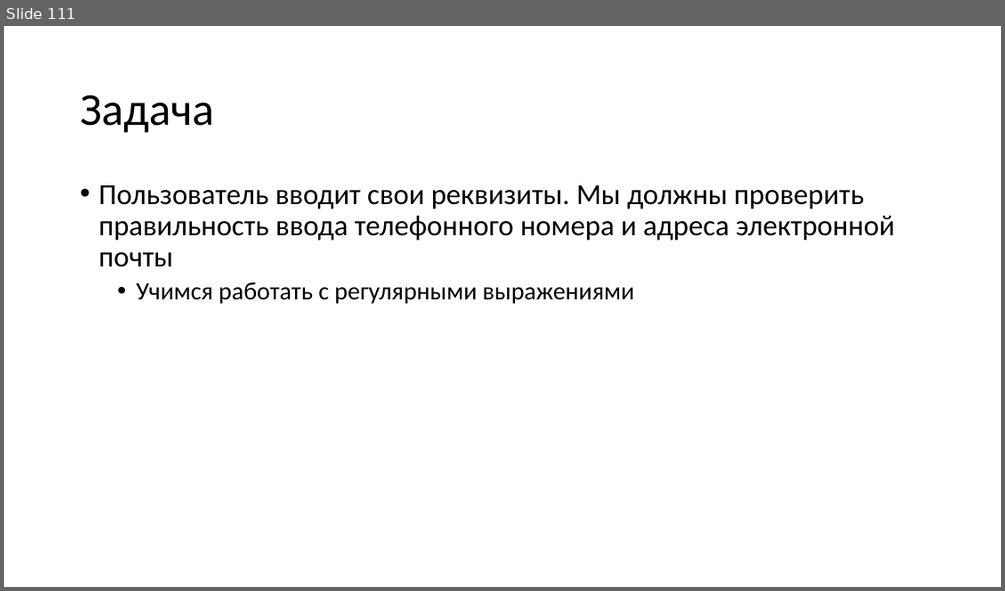
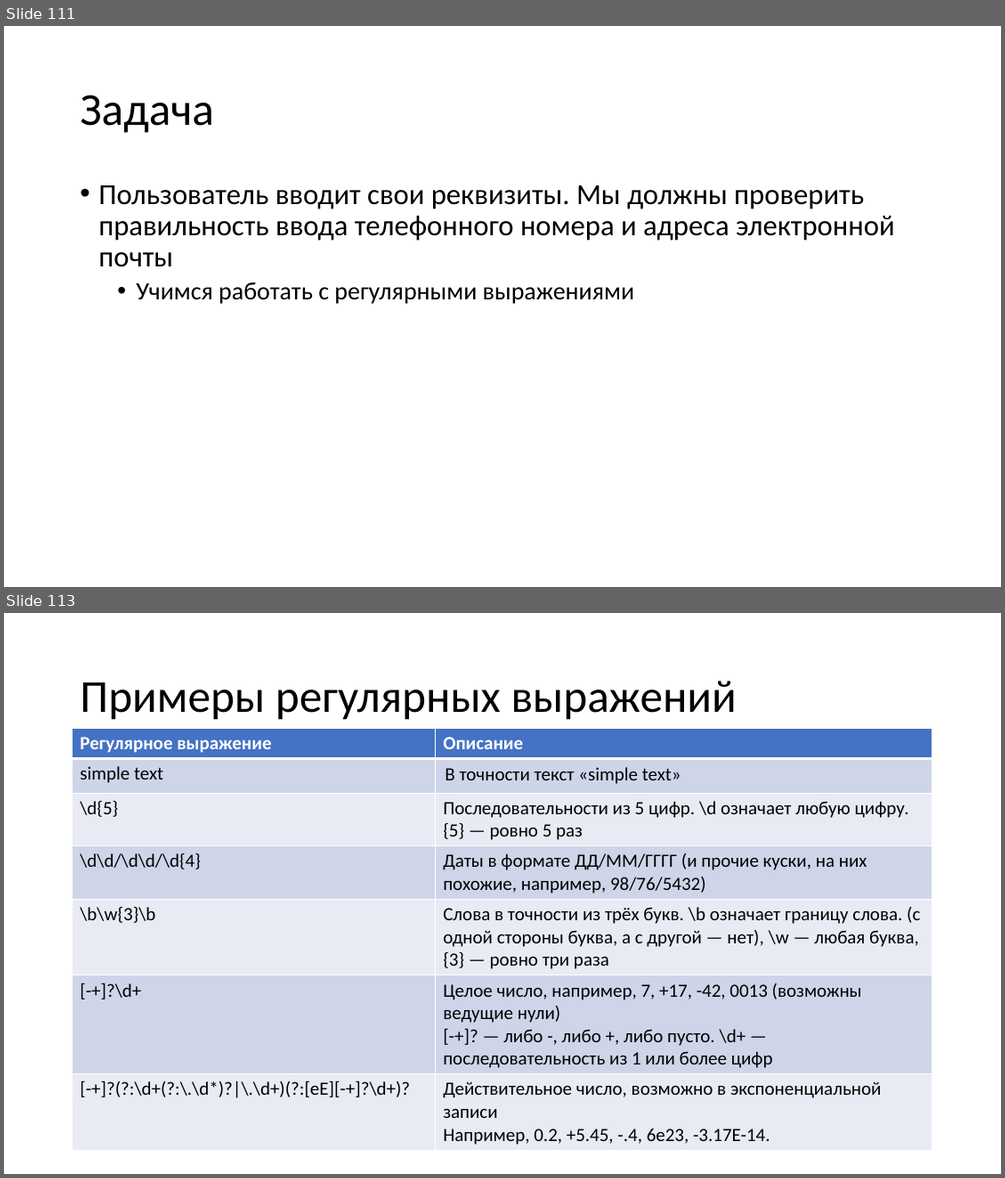
Before and after one commit to paveltsytovich/telegram-course, a slide deck: Presentation/Разработка ботов для телеграмм на Python.pptx. Shown one above the other, each under a label of ours: slide 111 before the commit, slides 111 and 113 after it; the slides between them are not shown. The pictures are 1005x591 and 1005x1178 pixels, drawn with LibreOffice and Linux fonts; fonts in the diff are those of the drawing. Boxes give left, top, right and bottom in pixels: in the first picture for what was removed or moved away, otherwise in the second. Text is boxed around its words. In the diff, an @@ line names an element or a change of style, - is before the commit and + after.

```diff
--- a/Presentation/Разработка ботов для телеграмм на Python.pptx
+++ b/Presentation/Разработка ботов для телеграмм на Python.pptx
@@ slide 113 added at [4,613,1001,1174], background #FFFFFF @@
@@ title added at [80,681,736,720], 44 pt, text #000000 @@
+Примеры регулярных выражений
@@ table added at [73,728,933,1148], 7 rows, 2 columns @@
+Регулярное выражение | Описание
+simple text | В точности текст «simple text»
+\d{5} | Последовательности из 5 цифр. \d означает любую цифру. {5} — ровно 5 раз
+\d\d/\d\d/\d{4} | Даты в формате ДД/ММ/ГГГГ (и прочие куски, на них похожие, например, 98/76/5432)
+\b\w{3}\b | Слова в точности из трёх букв. \b означает границу слова. (с одной стороны буква, а с другой — нет), \w — любая буква, {3} — ровно три раза
+[-+]?\d+ | Целое число, например, 7, +17, -42, 0013 (возможны ведущие нули) [-+]? — либо -, либо +, либо пусто. \d+ — последовательность из 1 или более цифр
+[-+]?(?:\d+(?:\.\d*)?|\.\d+)(?:[eE][-+]?\d+)? | Действительное число, возможно в экспоненциальной записи Например, 0.2, +5.45, -.4, 6e23, -3.17E-14.
```
Also in this commit, not shown: 11 other slides added, 1 other file.
